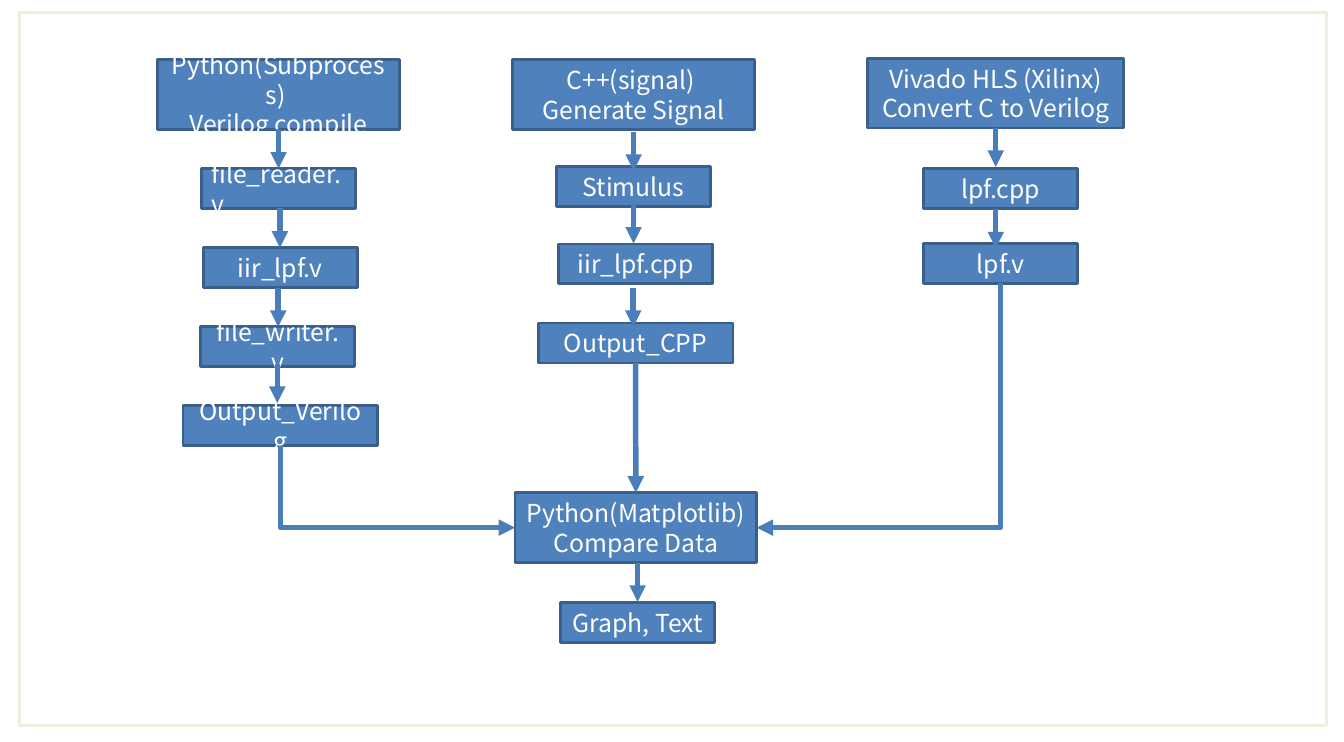
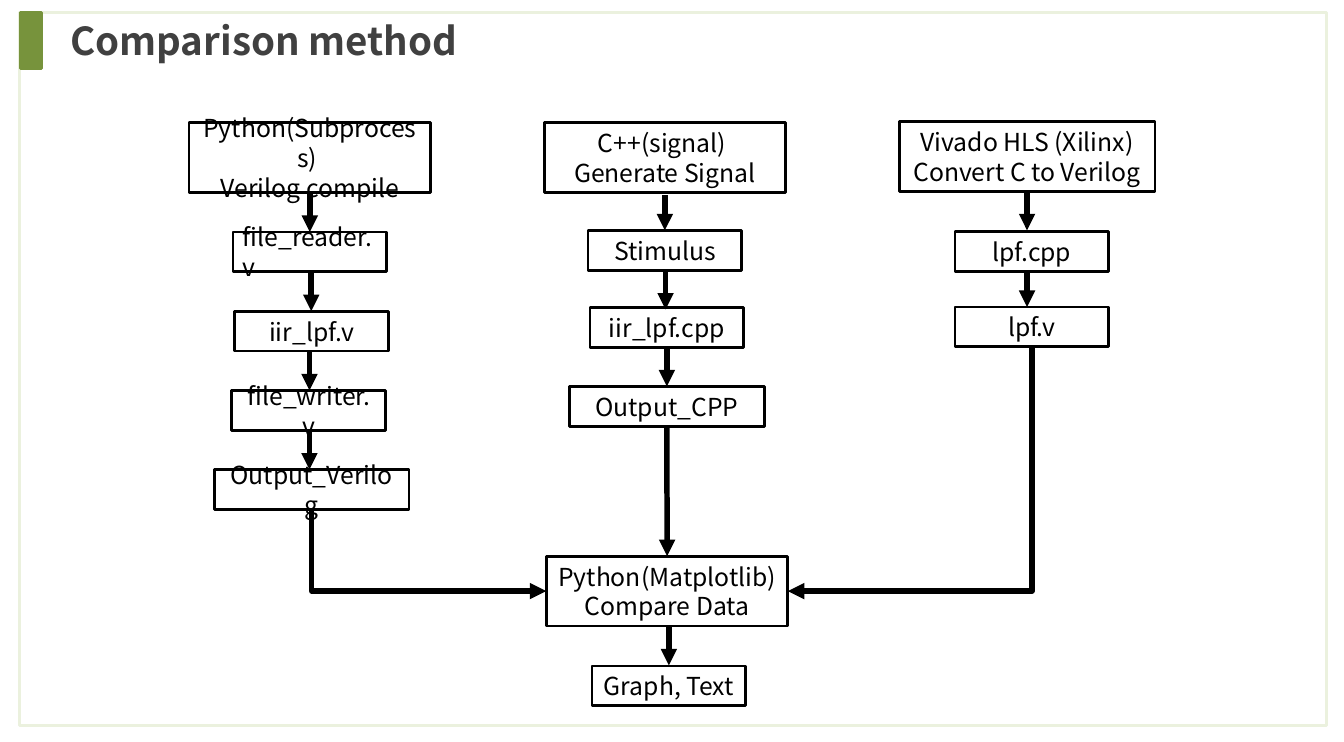
Before and after one commit to wjdwls0630/khu_sensor, a slide deck: slide 3 of Reference/Filter/Filter_Test.pptx. Drawn at 1344x742 pixels with LibreOffice and Linux fonts; fonts in the diff are those of the drawing. Boxes give left, top, right and bottom in pixels: in the first picture for what was removed or moved away, otherwise in the second. Text is boxed around its words. In the diff, an @@ line names an element or a change of style, - is before the commit and + after.

```diff
--- a/Reference/Filter/Filter_Test.pptx
+++ b/Reference/Filter/Filter_Test.pptx
@@ rectangle added at [21,13,42,69], fill #77933C, outline #77933C 2 pt @@
@@ text added at [70,24,457,64], 28 pt, text #404040, bold @@
+Comparison method
@@ arrow removed from (279, 130) to (279, 168) @@
@@ arrow removed from (633, 132) to (633, 171) @@
@@ arrow removed from (996, 128) to (996, 167) @@
@@ arrow moved from (280, 209) - (280, 247) to (310, 193) - (310, 231) @@
@@ arrow (310, 193) - (310, 231): stroke #4B7EBC 4 pt to #000000 4 pt @@
@@ arrow moved from (633, 205) - (633, 243) to (665, 195) - (665, 230) @@
@@ arrow (665, 195) - (665, 230): stroke #4B7EBC 4 pt to #000000 4 pt @@
@@ arrow moved from (996, 209) - (996, 248) to (1027, 191) - (1027, 230) @@
@@ arrow (1027, 191) - (1027, 230): stroke #4B7EBC 4 pt to #000000 4 pt @@
@@ arrow moved from (278, 288) - (278, 326) to (312, 272) - (312, 312) @@
@@ arrow (312, 272) - (312, 312): stroke #4B7EBC 4 pt to #000000 4 pt @@
@@ arrow moved from (633, 288) - (633, 326) to (666, 270) - (666, 310) @@
@@ arrow (666, 270) - (666, 310): stroke #4B7EBC 4 pt to #000000 4 pt @@
@@ arrow added from (1027, 272) to (1027, 307), #000000 4 pt @@
@@ arrow moved from (277, 364) - (277, 403) to (310, 351) - (310, 391) @@
@@ arrow (310, 351) - (310, 391): stroke #4B7EBC 4 pt to #000000 4 pt @@
@@ arrow added from (667, 347) to (667, 387), #000000 4 pt @@
@@ elbow arrow (1031, 347) - (787, 591): stroke #4B7EBC 4 pt to #000000 4 pt @@
@@ text colour #FFFFFF to #000000; fill #4F81BD to none; outline #3A5F8C 2 pt to #000000 2 pt in 14 elements at [546,556,787,626], [589,308,743,347], [189,123,430,193], [232,231,386,271], [587,230,741,270], [591,666,745,705], [954,231,1108,271], [954,307,1108,346], [544,123,785,193], [899,122,1155,192], [215,469,409,508], [234,312,388,351], [231,391,385,430], [570,387,764,426] @@
@@ arrow added from (310, 430) to (310, 470), #000000 4 pt @@
@@ arrow (667, 426) - (667, 556): stroke #4B7EBC 4 pt to #000000 4 pt @@
@@ elbow arrow (312, 509) - (546, 591): stroke #4B7EBC 4 pt to #000000 4 pt @@
@@ 14 rectangles, 2 elbow arrows, 2 arrows: place and size @@
-14 rectangles, 2 elbow arrows, 2 arrows at [158,58,1123,642]
+14 rectangles, 2 elbow arrows, 2 arrows at [189,122,1155,705]
@@ arrow (669, 626) - (669, 666): stroke #4B7EBC 4 pt to #000000 4 pt @@
```
Also in this commit, not shown: 2 other slides changed, 1 slide removed, 1 other file.
